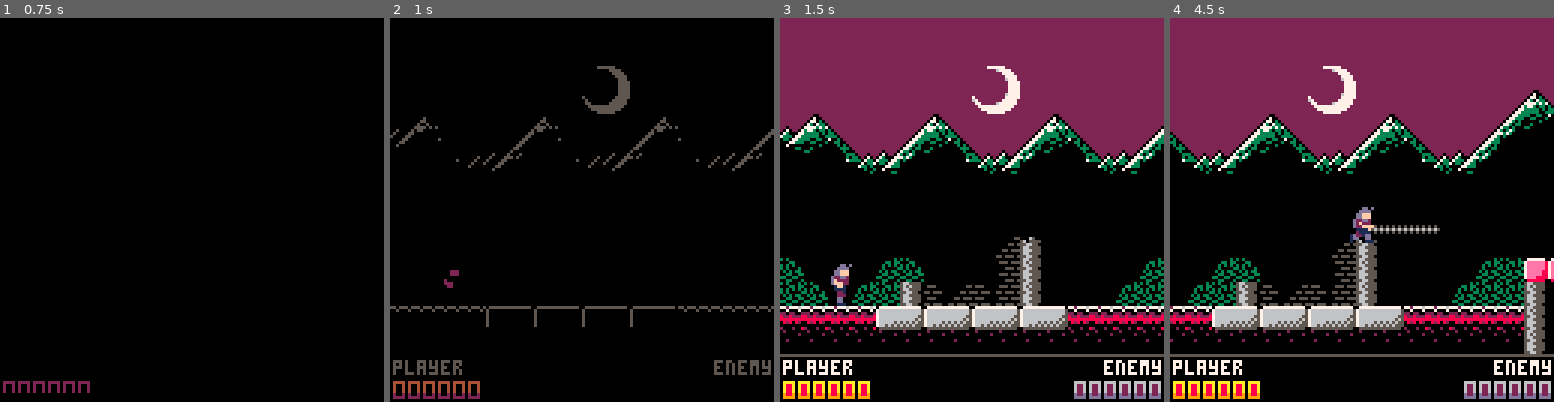
Above: before the commit, frames 1-4 (left to right).
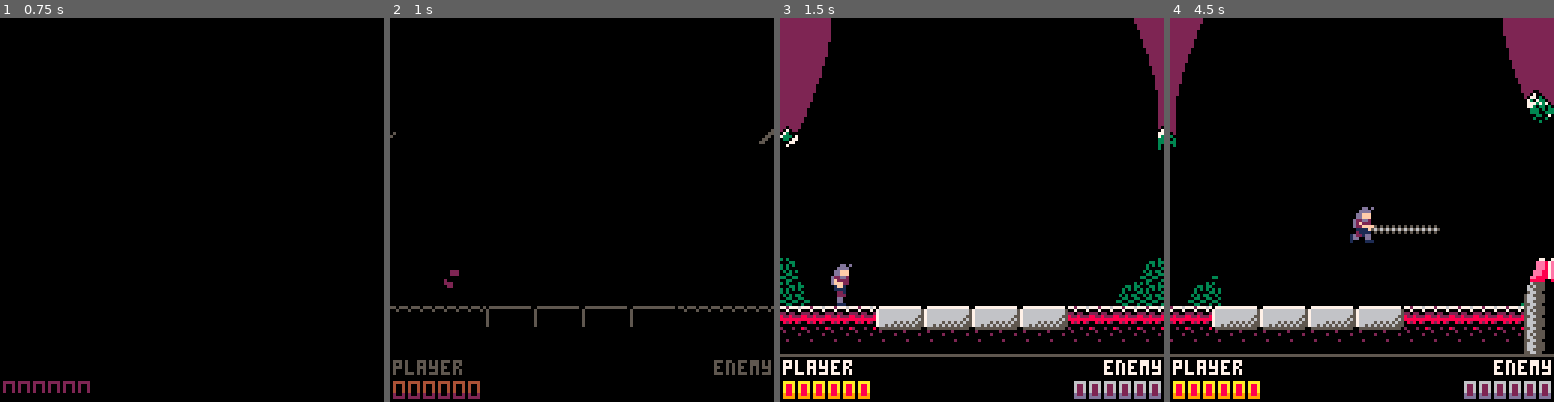
Above: after the commit, the same moments.

Repository: Mush101/demoncastle
Game: PICO-8 cartridge vampire.p8
The game is run twice, just before and just after one commit, with the same random seed, the same clock (stepped at 60 frames per second) and the same inputs.
Inputs:
- Up to frame 1 (0.75 s): tap X (X key) at 0.33 s; tap O (Z key) at 0.7 s
- Up to frame 2 (1 s): no input
- Up to frame 3 (1.5 s): tap X (X key) at 1.07 s
- Up to frame 4 (4.5 s): hold Right 1.6-2.1 s; tap O (Z key) every 0.4 s from 1.7 to 4.1 s; tap X (X key) at 1.85, 2.97, 4.08 s; hold Up 2.15-2.42 s; hold Right 2.47-3.03 s; hold Left 3.08-3.58 s; hold Down 3.63-3.97 s; hold Right from 4.02 s (still down)

Frame 1 is identical in both runs. In frame 2, 1.5% of the frame differs, in the area x 1-97%, y 12-40%; in frame 3, 33%; in frame 4, 33%, in the area x 1-97%, y 0-75%.

Commit message:
Added the portal effect

Diff:
--- a/vampire.p8
+++ b/vampire.p8
@@ -1685,6 +1685,8 @@
 
 	between_levels = false
 
+	p_width, p_timer=46,0
+
 	player:update()
 end
 
@@ -1837,6 +1839,7 @@
 --------------------------------------------------------------------------------
 
 function _update60()
+	p_timer=(p_timer+0.01)%1
 	if difficulty_menu then
 		if btnp(3) or btnp(2) then
 			hard_mode = not hard_mode
@@ -2010,6 +2013,7 @@
 	if blackout_time<=0 then
 		cam:set_position()
 		map(0,0,0,0,128,32)
+		draw_portal()
 		for a in all(actors) do
 			a:draw()
 		end
@@ -2043,6 +2047,21 @@
 	for i=1,darkness do
 		darker()
 	end
+end
+
+function draw_portal()
+	if (p_width<=0) return
+	camera()
+	rectfill(63-p_width,0,64+p_width,95,0)
+	for i=0,16 do
+		for j=0,95 do
+			if sin(p_timer+j/128)*8+8>i then
+				pset(i+p_width+64,j,0)
+				pset(63-p_width-i,95-j,0)
+			end
+		end
+	end
+	cam:set_position()
 end
 
 function draw_hud()
